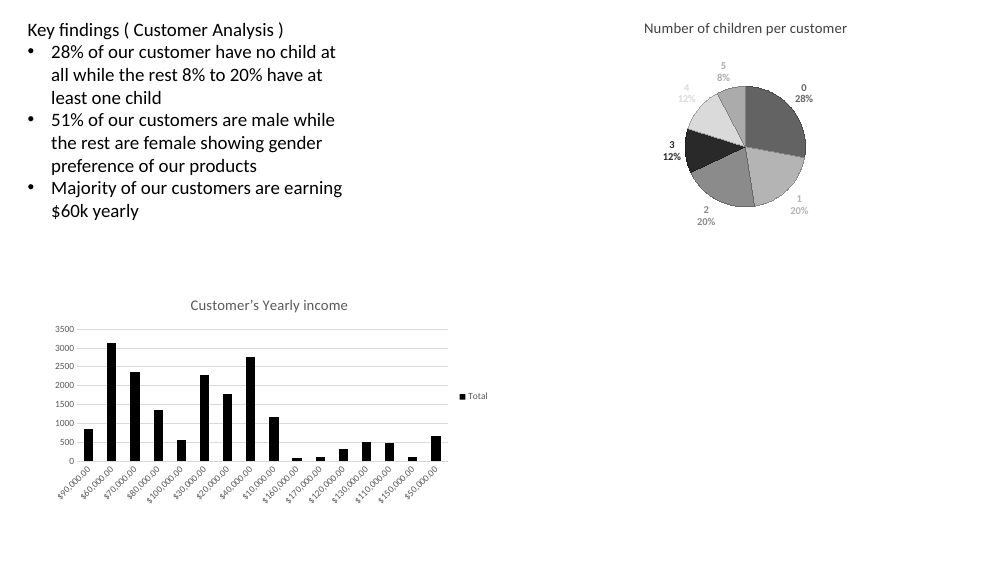
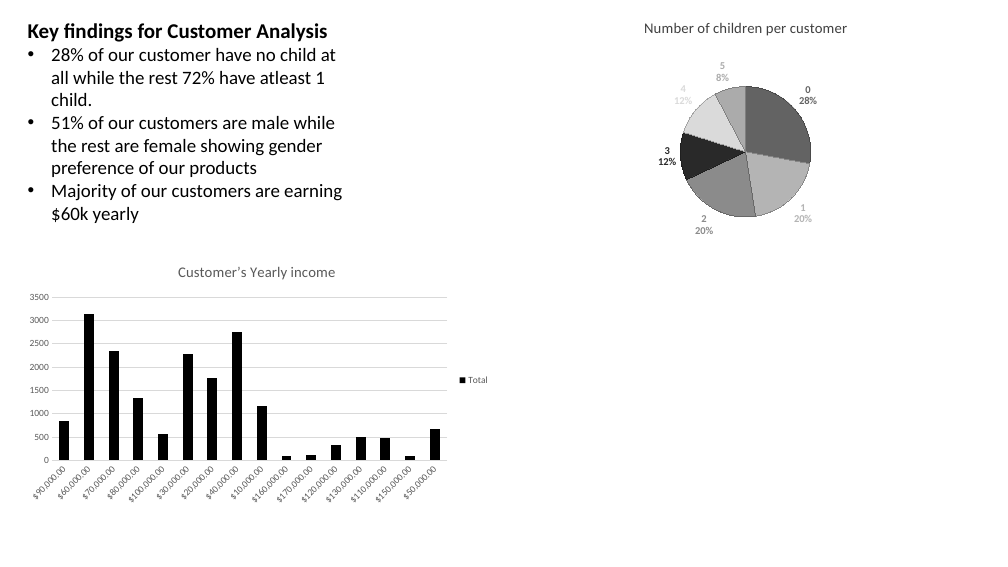
Before and after one commit to David-Bazunu/Edited-Campaign-Data-Demo-, a slide deck: slide 6 of Adventure works Presentation .pptx (slide 5 before the commit). Drawn at 1008x567 pixels with LibreOffice and Linux fonts; fonts in the diff are those of the drawing. Boxes give left, top, right and bottom in pixels: in the first picture for what was removed or moved away, otherwise in the second. Text is boxed around its words. In the diff, an @@ line names an element or a change of style, - is before the commit and + after.

```diff
--- a/Adventure works Presentation .pptx
+++ b/Adventure works Presentation .pptx
@@ text at (28,23,336,106): text changed @@
-Key findings ( Customer Analysis )
-• 28% of our customer have no child at all while the rest 8% to 20% have at least one child
+Key findings for Customer Analysis
+• 28% of our customer have no child at all while the rest 72% have atleast 1 child.
@@ pie chart: place and size @@
-pie chart at (514,14,966,240)
+pie chart at (514,14,966,250)
@@ column chart: place and size @@
-column chart at (45,284,498,510)
+column chart at (20,250,498,510)
```
Also in this commit, not shown: 5 other slides changed, 2 slides added.
